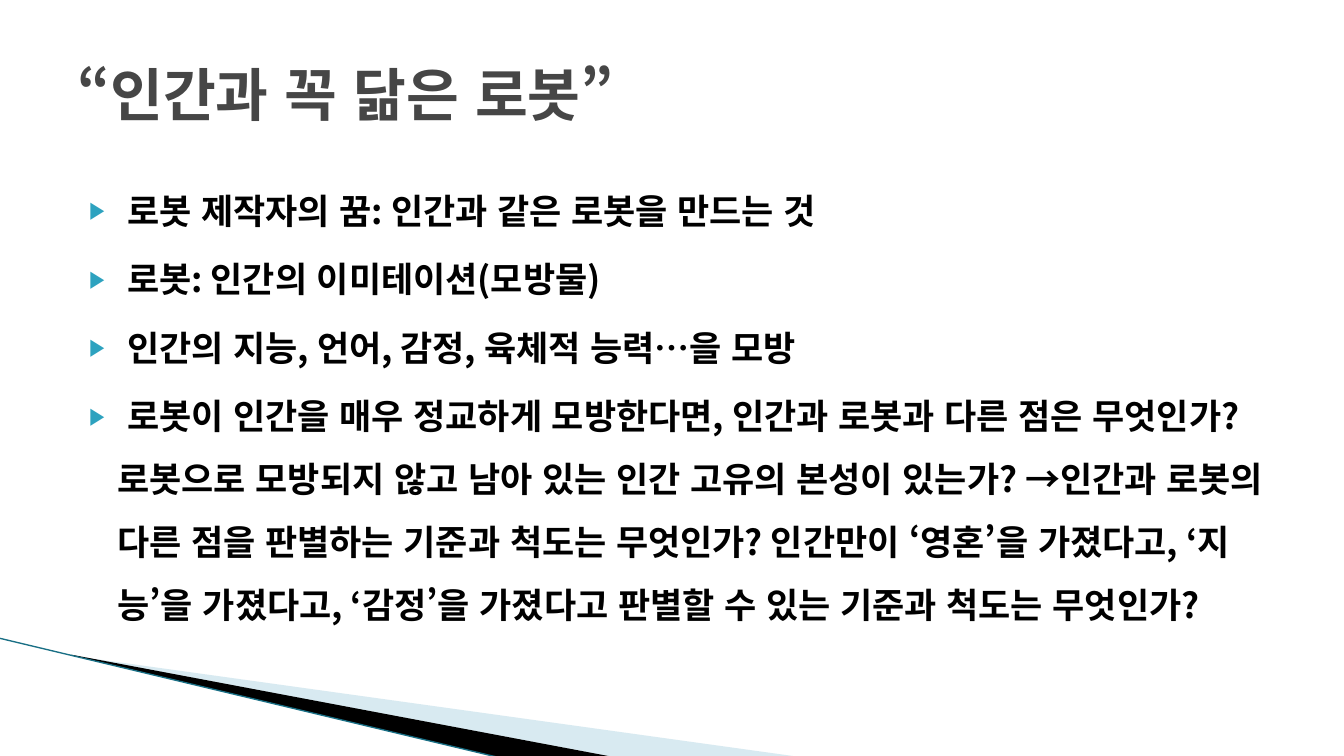
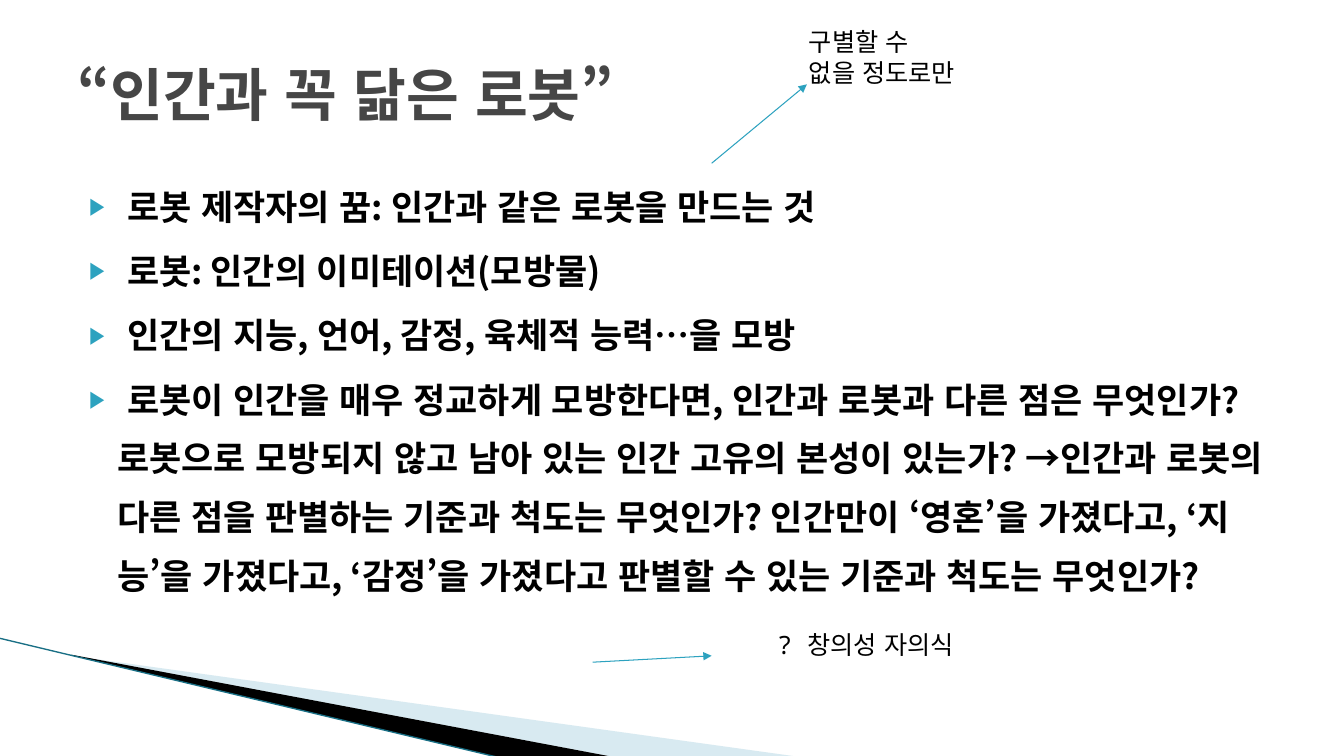
Before and after one commit to dw5450/3rd_grade_study, a slide deck: slide 18 of 윤리와철학/수업 ppt/데카르트 철학의 난점들 튜링테스트 중국어 방.pptx. Drawn at 1344x756 pixels with LibreOffice and Linux fonts; fonts in the diff are those of the drawing; background and template pictures are left out. Boxes give left, top, right and bottom in pixels: in the first picture for what was removed or moved away, otherwise in the second. Text is boxed around its words. In the diff, an @@ line names an element or a change of style, - is before the commit and + after.

```diff
--- a/윤리와철학/수업 ppt/데카르트 철학의 난점들 튜링테스트 중국어 방.pptx
+++ b/윤리와철학/수업 ppt/데카르트 철학의 난점들 튜링테스트 중국어 방.pptx
@@ text added at (809,30,955,84), 18 pt, text #000000 @@
+구별할 수
+없을 정도로만
@@ arrow added from (712, 163) to (808, 85), #2DA2BF 0.75 pt @@
@@ text "로봇 제작자의 꿈: 인간과 같은 ..." at (117,190,1263,597): line spacing 1.5 to 1.4 @@
@@ arrow added from (593, 662) to (712, 656), #2DA2BF 0.75 pt @@
@@ text added at (807,633,954,656), 18 pt, text #000000 @@
+? 창의성 자의식
```
Also in this commit, not shown: 4 other slides changed, 29 other files.
